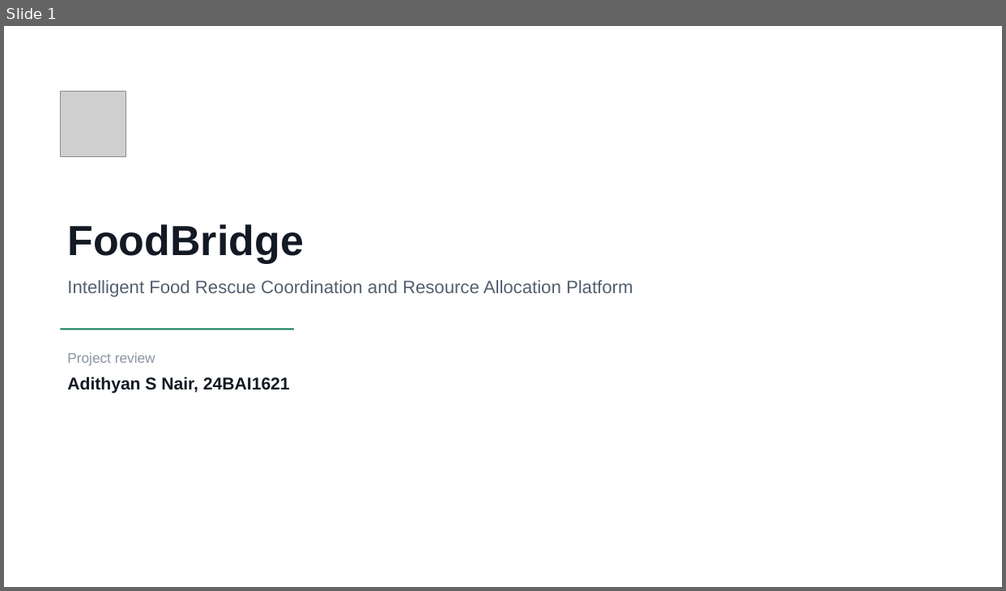
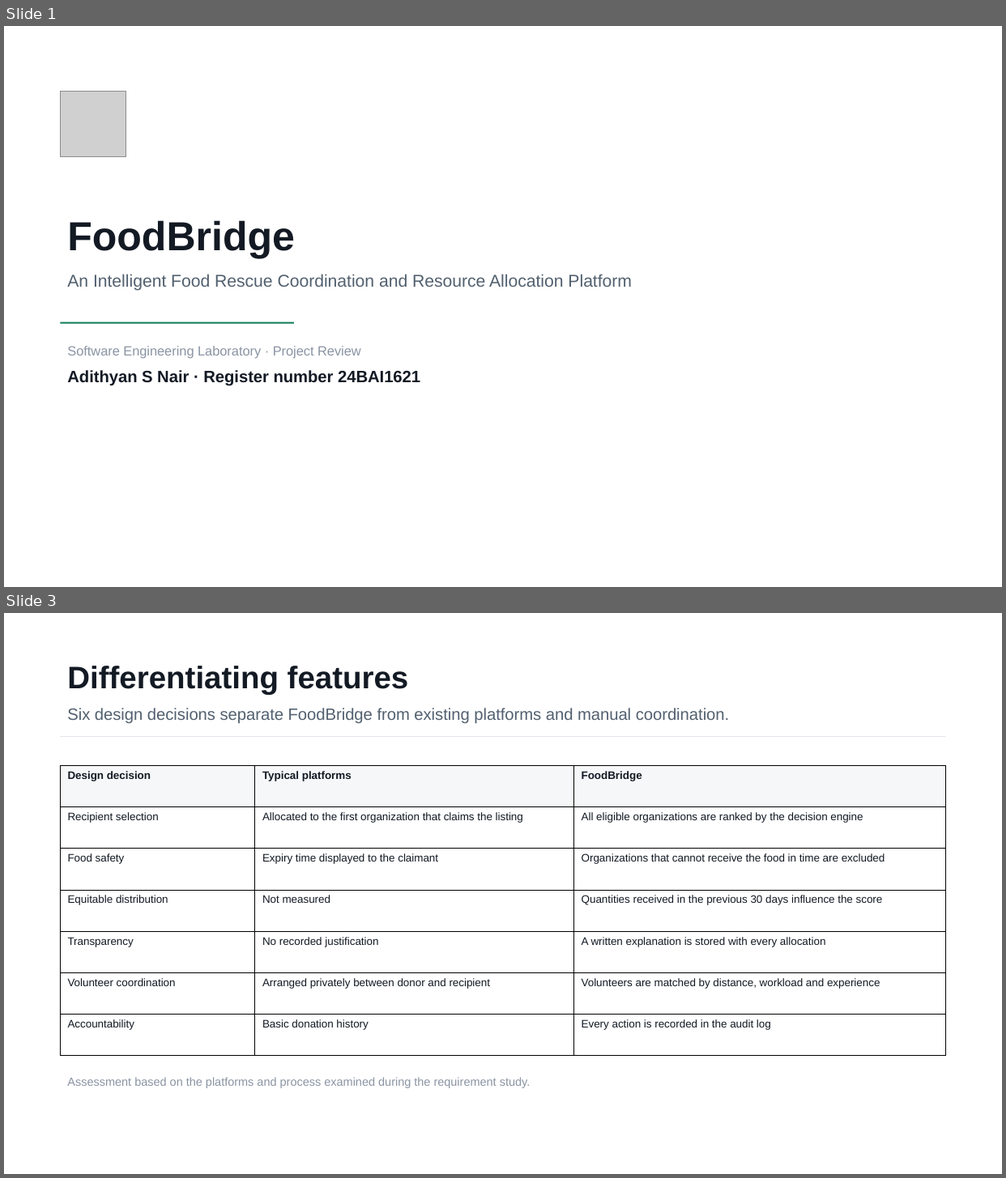
Before and after one commit to AdiByte5/FoodBridge, a slide deck: docs/FoodBridge_Project_Review.pptx. Shown one above the other, each under a label of ours: slide 1 before the commit, slides 1 and 3 after it; the slides between them are not shown. The pictures are 1006x591 and 1006x1178 pixels, drawn with LibreOffice and Linux fonts; fonts in the diff are those of the drawing; grey boxes stand for pictures. Boxes give left, top, right and bottom in pixels: in the first picture for what was removed or moved away, otherwise in the second. Text is boxed around its words. In the diff, an @@ line names an element or a change of style, - is before the commit and + after.

```diff
--- a/docs/FoodBridge_Project_Review.pptx
+++ b/docs/FoodBridge_Project_Review.pptx
@@ slide 3 added at [4, 613, 1002, 1174], background #FFFFFF @@
@@ text added at [67, 666, 409, 694], 30 pt, text #131A24, bold @@
+Differentiating features
@@ text added at [67, 708, 729, 723], 15.8 pt, text #52606F @@
+Six design decisions separate FoodBridge from existing platforms and manual coordination.
@@ rectangle added at [60, 736, 946, 737], fill #E1E5EA @@
@@ table added at [60, 766, 946, 1056], 7 rows, 3 columns @@
+Design decision | Typical platforms | FoodBridge
+Recipient selection | Allocated to the first organization that claims the listing | All eligible organizations are ranked by the decision engine
+Food safety | Expiry time displayed to the claimant | Organizations that cannot receive the food in time are excluded
+Equitable distribution | Not measured | Quantities received in the previous 30 days influence the score
+Transparency | No recorded justification | A written explanation is stored with every allocation
+Volunteer coordination | Arranged privately between donor and recipient | Volunteers are matched by distance, workload and experience
+Accountability | Basic donation history | Every action is recorded in the audit log
@@ text added at [67, 1077, 530, 1088], 11.2 pt, text #8A94A3 @@
+Assessment based on the platforms and process examined during the requirement study.
@@ slide 1 changed as well @@
@@ text "FoodBridge" at [67, 220, 295, 259]: size 40.5 to 39 pt @@
@@ text at [67, 274, 632, 291]: text changed; size 17.2 to 16.5 pt @@
-Intelligent Food Rescue Coordination and Resource Allocation Platform
+An Intelligent Food Rescue Coordination and Resource Allocation Platform
@@ rectangle: place and size @@
-rectangle at [60, 328, 294, 330]
+rectangle at [60, 322, 294, 324]
@@ text at [67, 346, 361, 359]: text changed; size 13.5 to 12.8 pt @@
-Project review
+Software Engineering Laboratory · Project Review
@@ text at [67, 370, 420, 386]: text changed; size 16.5 to 15.8 pt @@
-Adithyan S Nair, 24BAI1621
+Adithyan S Nair · Register number 24BAI1621
```
Also in this commit, not shown: 4 other slides changed, 4 other slides added, 3 slides removed.
